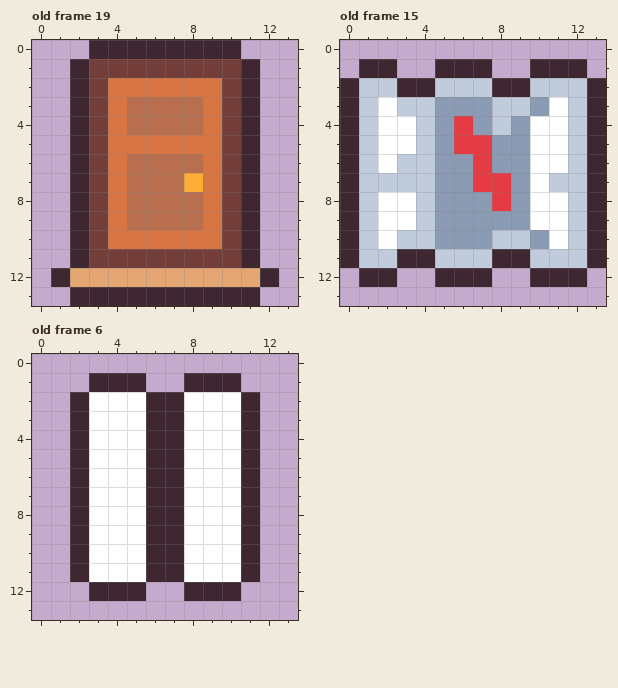
A pixel-art file gets an edit: art/uiicons.aseprite. The picture above was drawn from the file before the commit.
14x14 pixels, 21 frames. Shown: old frame 19, old frame 15, old frame 6.
The same view after the edit:
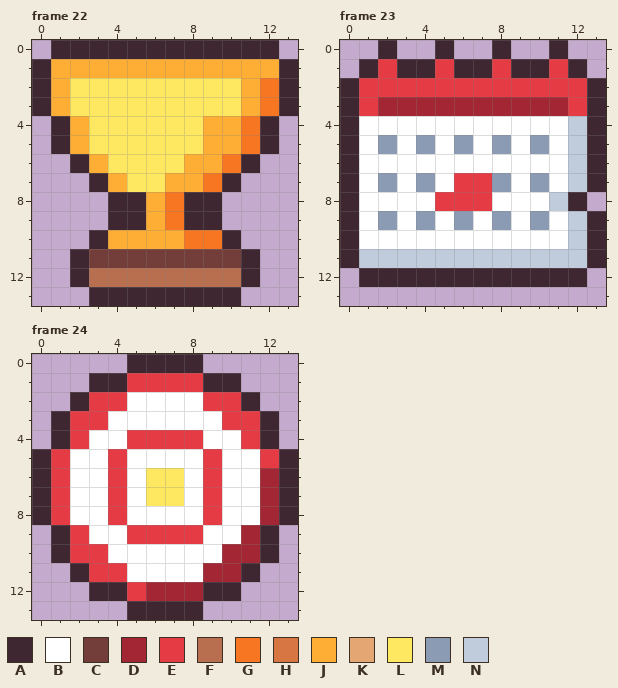
Palette (. is transparent): A #3e2731  B #ffffff  C #733e39  D #a22633  E #e43b44  F #b86f50  G #f77622  H #d77643  J #feae34  K #e4a672  L #fee761  M #8b9bb4  N #c0cbdc
A new or re-ordered frame is compared with the old frame closest to it.
Change:
frames 21 -> 24
Changed rows in their new state; - is an unchanged pixel.
Frame 22 is new; against old frame 19:
first column x 0:
 0 -AA--------AA-
 1 AJJJJJJJJJJJJA
 2 AJLLLLLLLLLJGA
 3 AJLLLLLLLLLJGA
 4 -AJLLLLLLJJGA-
 5 -AJLLLLLLJJGA-
 6 ---JLLLLJJG---
 7 --.AJLLJ-GA.--
 8 --..AAJGAA..--
 9 --..AAJGAA..--
10 --.AJJJJGGA.--
12 -.AFFFFFFFFA.-
13 --.--------.--
Frame 23 is new; against old frame 15:
first column x 1:
 0 -A--A--A--A--
 1 -EAAE--EA-E--
 2 EEEEEEEEEEEE-
 3 EDDDDDDDDDDE-
 4 B--BBBBBB----
 5 BM-MBMB-BM---
 6 B-BBBBBBB----
 7 BMBMBE-MBMB--
 8 B--BEEEBB-NA.
 9 BM-MB-B-BM---
10 B-BBBBBBBB---
11 --NN---NN----
12 --AA---AA----
Frame 24 is new; against old frame 6:
first column x 0:
 0 -----AAAA-----
 1 -----EEEE-----
 2 ---EE-BB-EE---
 3 -AEE--BB--EEA-
 4 -AE--EEEE--EA-
 5 AEB-E-BB-E-BEA
 6 AEB-E-LL-E-BDA
 7 AEB-E-LL-E-BDA
 8 AEB-E-BB-E-BDA
 9 -AE--EEEE--DA-
10 -AEE--BB--DDA-
11 ---EE-BB-DD---
12 -----EDDD-----
13 -----AAAA-----
